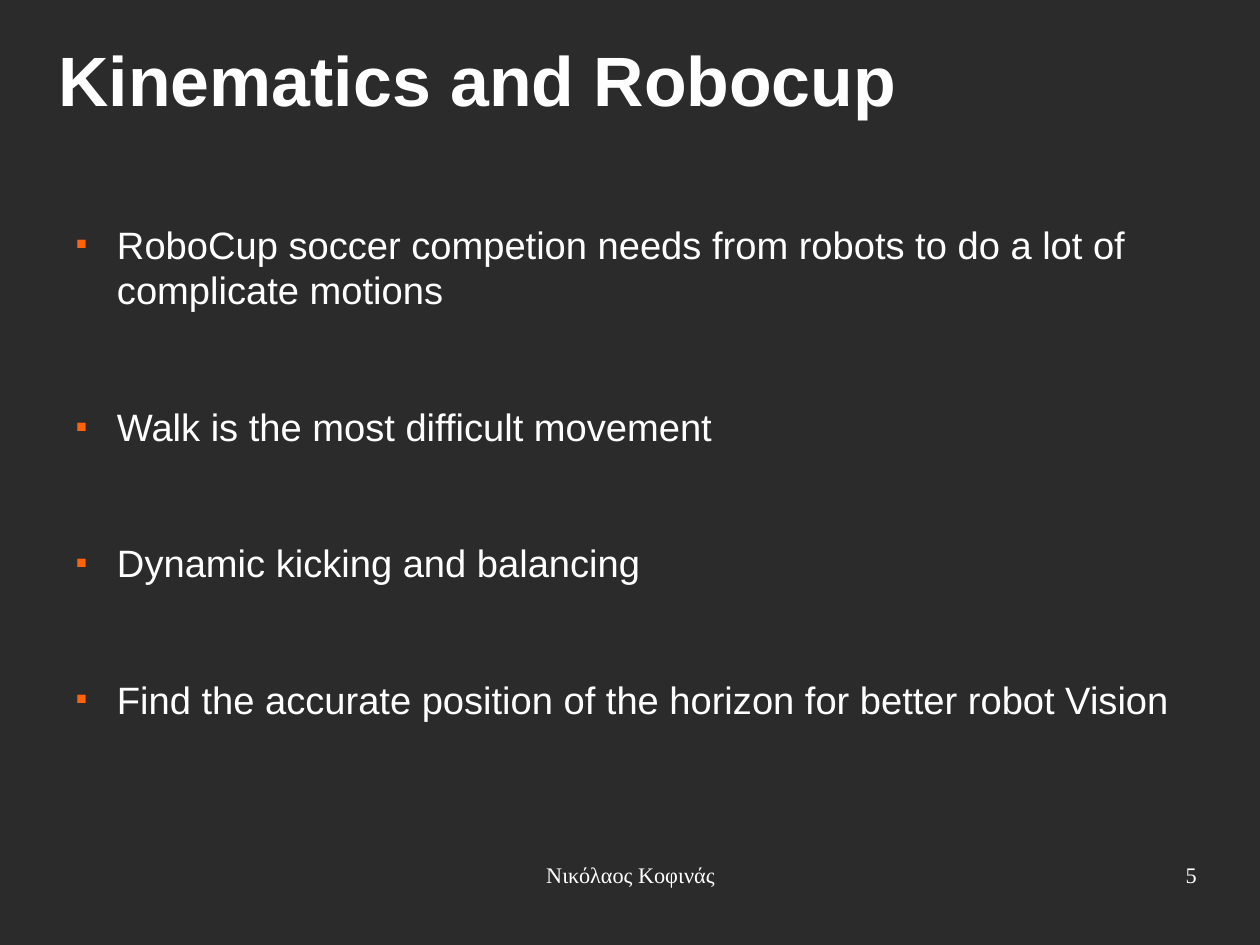
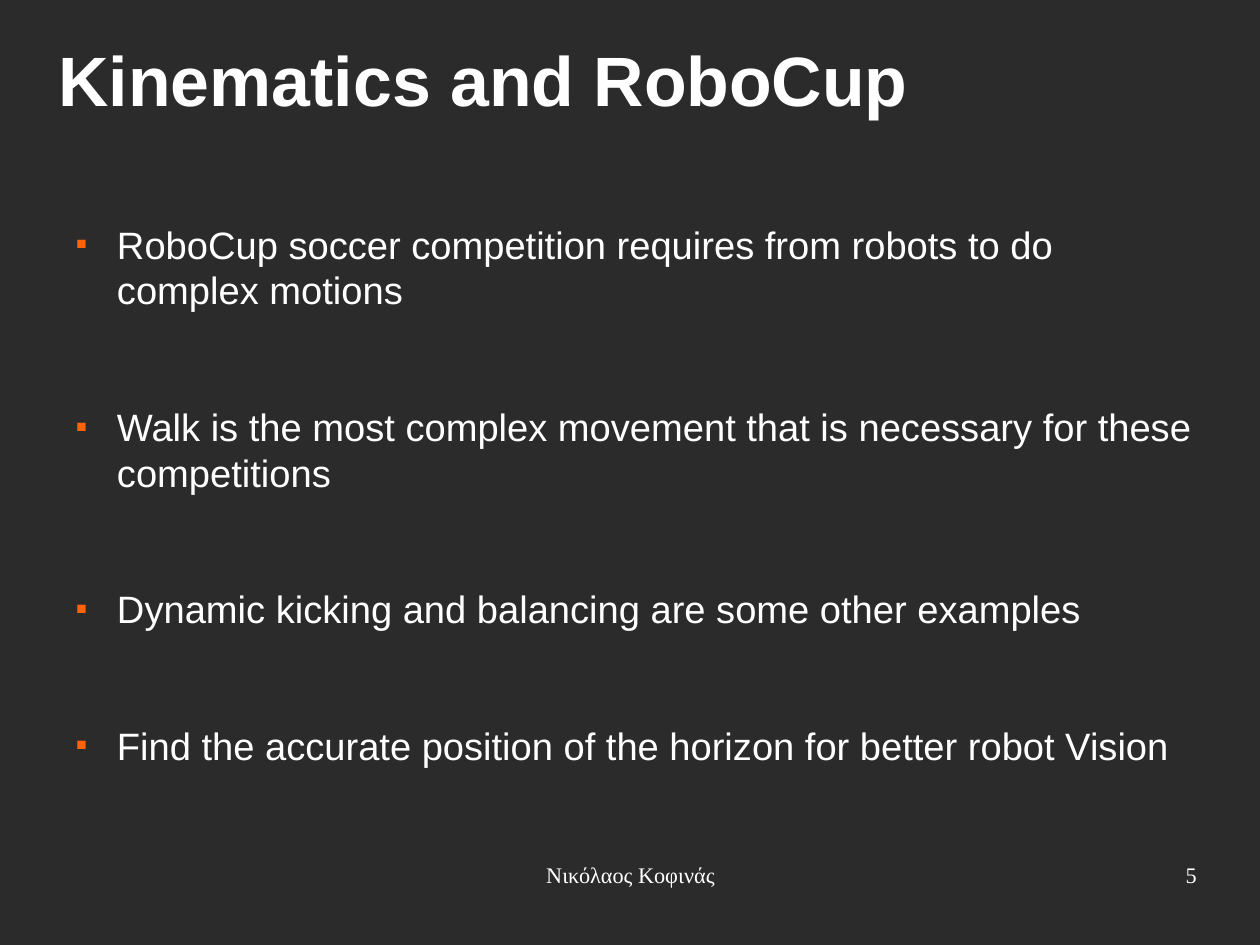
Before and after one commit to eldr4d/MyThesis, a slide deck: slide 5 of presentation.odp. Drawn at 1260x945 pixels with LibreOffice and Linux fonts; fonts in the diff are those of the drawing; background and template pictures are left out; a plain dark background stands for a picture behind light text. Boxes give left, top, right and bottom in pixels: in the first picture for what was removed or moved away, otherwise in the second. Text is boxed around its words. In the diff, an @@ line names an element or a change of style, - is before the commit and + after.

```diff
--- a/presentation.odp
+++ b/presentation.odp
@@ title at [59, 55, 908, 120]: text changed @@
-Kinematics and Robocup
+Kinematics and RoboCup
@@ text at [117, 231, 1191, 631]: text changed @@
-■ RoboCup soccer competion needs from robots to do a lot of complicate motions
-■ Walk is the most difficult movement
-■ Dynamic kicking and balancing
+■ RoboCup soccer competition requires from robots to do complex motions
+■ Walk is the most complex movement that is necessary for these competitions
+■ Dynamic kicking and balancing are some other examples
```
Also in this commit, not shown: 17 other slides changed, 5 slides added, 2 slides removed.
